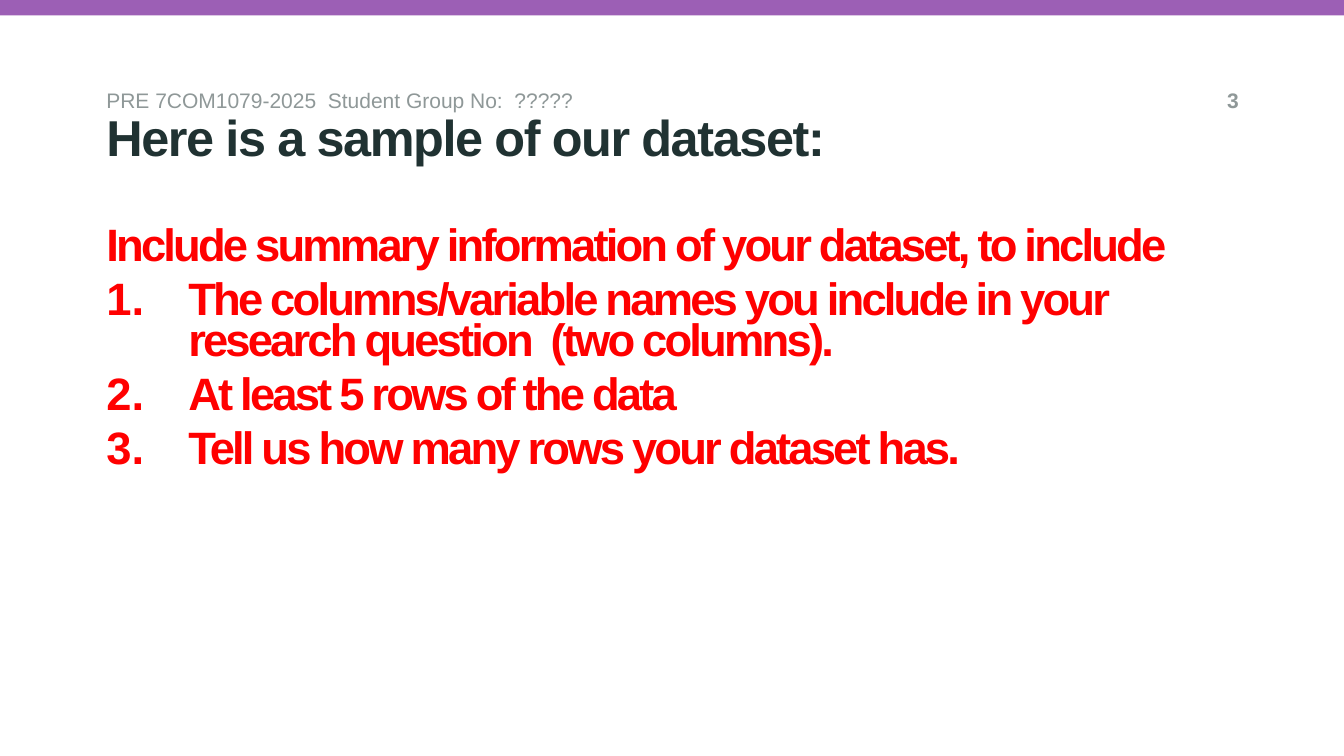
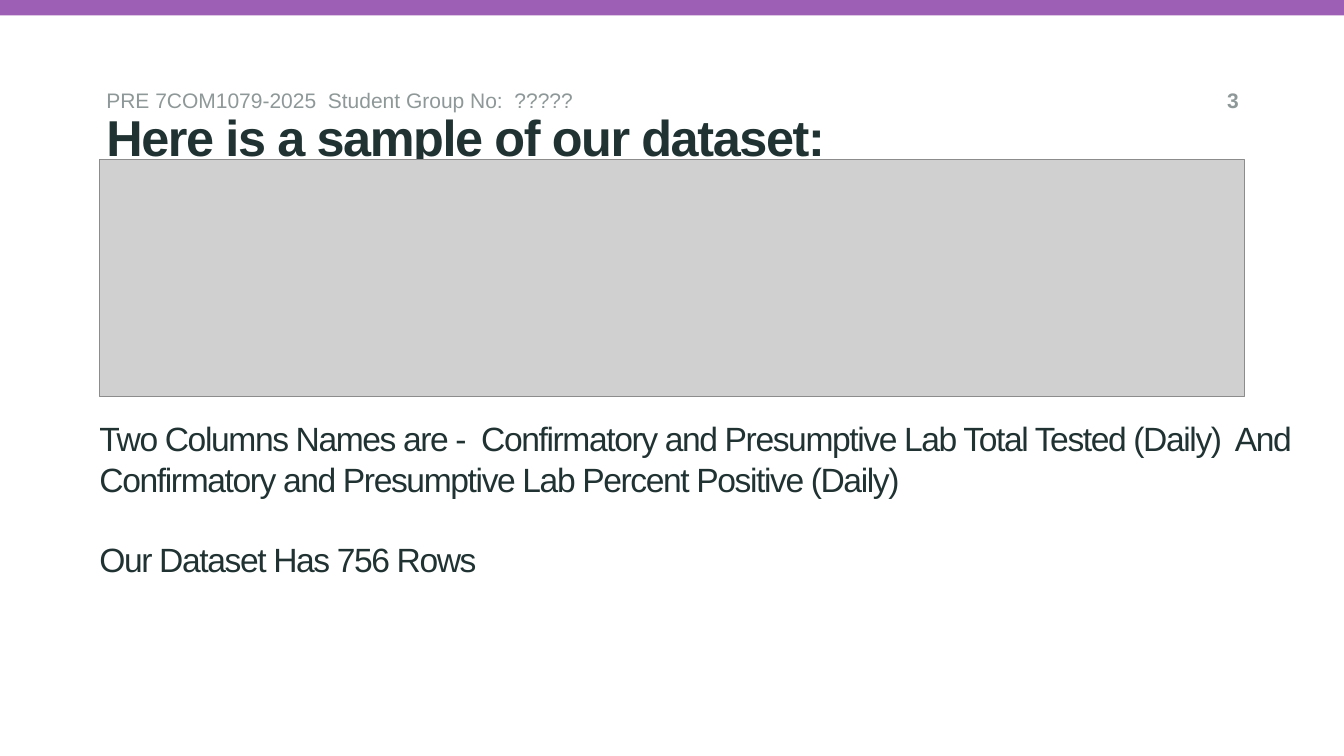
Before and after one commit to sh25aao/A80-TRDP-GroupProjectReport, a slide deck: slide 3 of reseach_question_presentation_template.pptx. Drawn at 1344x756 pixels with LibreOffice and Linux fonts; fonts in the diff are those of the drawing; grey boxes stand for pictures; background and template pictures are left out. Boxes give left, top, right and bottom in pixels: in the first picture for what was removed or moved away, otherwise in the second. Text is boxed around its words. In the diff, an @@ line names an element or a change of style, - is before the commit and + after.

Commit message:
Completed presentation on RQ

```diff
--- a/reseach_question_presentation_template.pptx
+++ b/reseach_question_presentation_template.pptx
@@ picture added at bbox=[100, 159, 1245, 397] @@
@@ title at bbox=[99, 426, 1292, 573]: text changed; size 32.4 to 24 pt; text colour #FF0000 to #203232; bold off @@
-Include summary information of your dataset, to include
-1. The columns/variable names you include in your research question (two columns).
-2. At least 5 rows of the data
-3. Tell us how many rows your dataset has.
+Two Columns Names are - Confirmatory and Presumptive Lab Total Tested (Daily) And Confirmatory and Presumptive Lab Percent Positive (Daily)
+Our Dataset Has 756 Rows
```
Also in this commit, not shown: 1 other slide changed.
